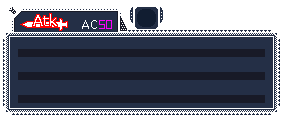
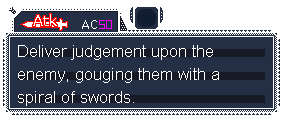
The second 283 × 118 image is a revision of the first. Changes to its layers:
added layer "Deliver judgement upon the ene..." above "BG" over left=18, top=45, right=219, bottom=106
